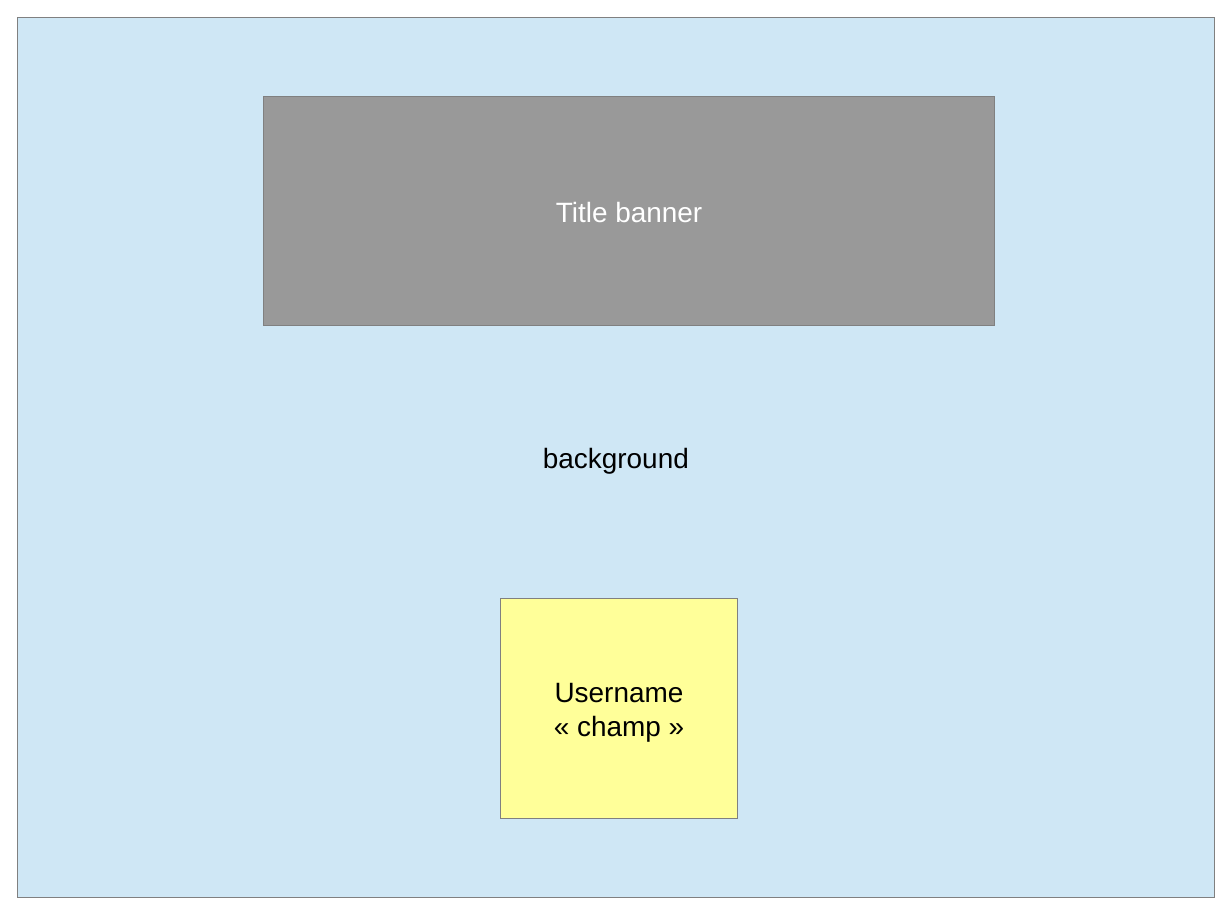
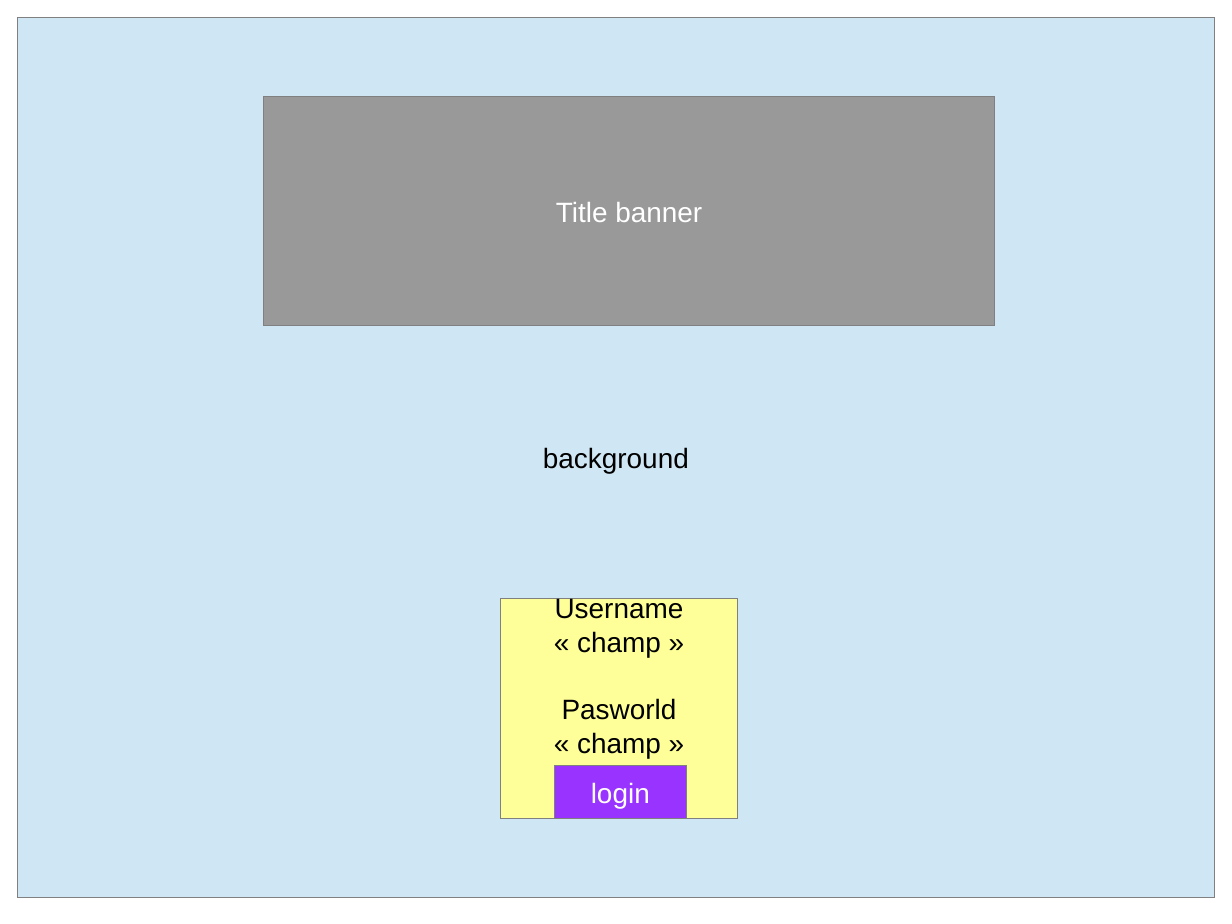
Before and after one commit to idolord/CryptDuel, a slide deck: slide 4 of documentation/interface CDC.odp. Drawn at 1232x924 pixels with LibreOffice and Linux fonts; fonts in the diff are those of the drawing. Boxes give left, top, right and bottom in pixels: in the first picture for what was removed or moved away, otherwise in the second. Text is boxed around its words. In the diff, an @@ line names an element or a change of style, - is before the commit and + after.

```diff
--- a/documentation/interface CDC.odp
+++ b/documentation/interface CDC.odp
@@ text in rectangle at (562,698,677,758): paragraphs added @@
+Pasworld
+« champ »
@@ rectangle added at (555,766,686,818), fill #9933FF, outline #808080 0 pt, 18 pt, text #FFFFFF @@
+login
```
Also in this commit, not shown: 8 other slides changed, 8 slides added.
